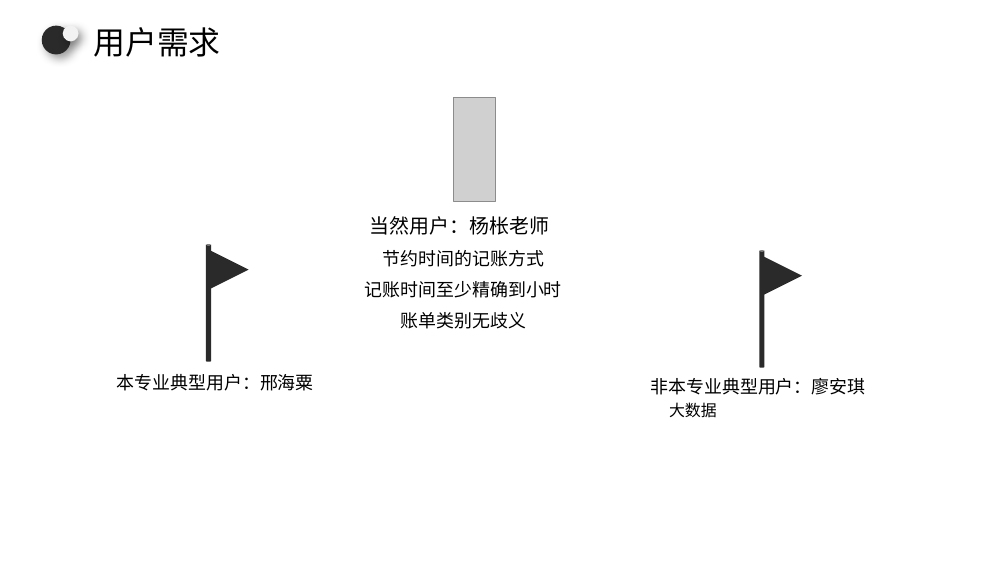
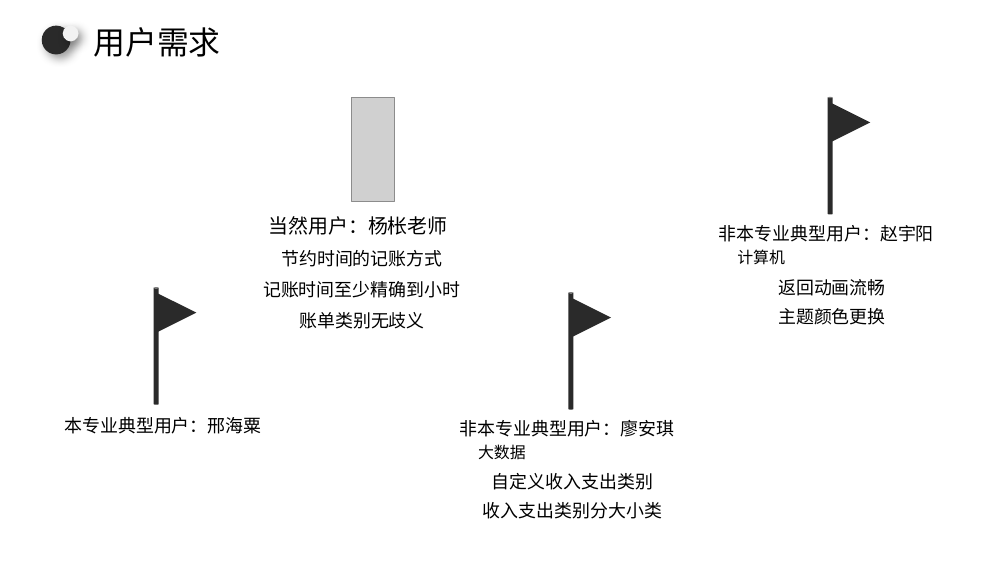
Before and after one commit to zszdxasdf/zhizhang, a slide deck: slide 7 of 需求分析/SE2020-G14-软件需求说明(SRS)0.2/SE2020-G14-软件需求规格说明(SRS)0.2.pptx. Drawn at 1008x567 pixels with LibreOffice and Linux fonts; fonts in the diff are those of the drawing; grey boxes stand for pictures. Boxes give left, top, right and bottom in pixels: in the first picture for what was removed or moved away, otherwise in the second. Text is boxed around its words. In the diff, an @@ line names an element or a change of style, - is before the commit and + after.

```diff
--- a/需求分析/SE2020-G14-软件需求说明(SRS)0.2/SE2020-G14-软件需求规格说明(SRS)0.2.pptx
+++ b/需求分析/SE2020-G14-软件需求说明(SRS)0.2/SE2020-G14-软件需求规格说明(SRS)0.2.pptx
@@ cylinder added at (828,97,833,214), fill #2A2A2A @@
@@ triangle added at (831,104,871,142), fill #2A2A2A @@
@@ text added at (719,225,934,242), 18 pt, text #000000 @@
+非本专业典型用户：赵宇阳
@@ text added at (737,249,785,265), 16 pt, text #000000 @@
+计算机
@@ cylinder: place and size @@
-cylinder at (206,244,211,362)
+cylinder at (153,287,158,405)
@@ triangle: place and size @@
-triangle at (209,251,248,289)
+triangle at (157,294,196,332)
@@ 2 texts, 1 cylinder: place and size @@
-2 texts, 1 cylinder at (651,250,866,418)
+2 texts, 1 cylinder at (460,292,675,460)
@@ triangle: place and size @@
-triangle at (762,256,802,295)
+triangle at (572,299,611,337)
@@ text added at (778,279,886,296), 18 pt, text #000000 @@
+返回动画流畅
@@ 4 texts, 1 picture: place and size @@
-4 texts, 1 picture at (365,98,562,329)
+4 texts, 1 picture at (263,98,460,329)
@@ text added at (778,308,886,325), 18 pt, text #000000 @@
+主题颜色更换
@@ text "本专业典型用户：邢海粟": place and size @@
-text "本专业典型用户：邢海粟" at (117,374,314,391)
+text "本专业典型用户：邢海粟" at (64,417,261,434)
@@ text added at (492,473,653,490), 18 pt, text #000000 @@
+自定义收入支出类别
@@ text added at (483,502,662,519), 18 pt, text #000000 @@
+收入支出类别分大小类
```
Also in this commit, not shown: 5 other slides changed, 2 slides added, 4 slides removed.
